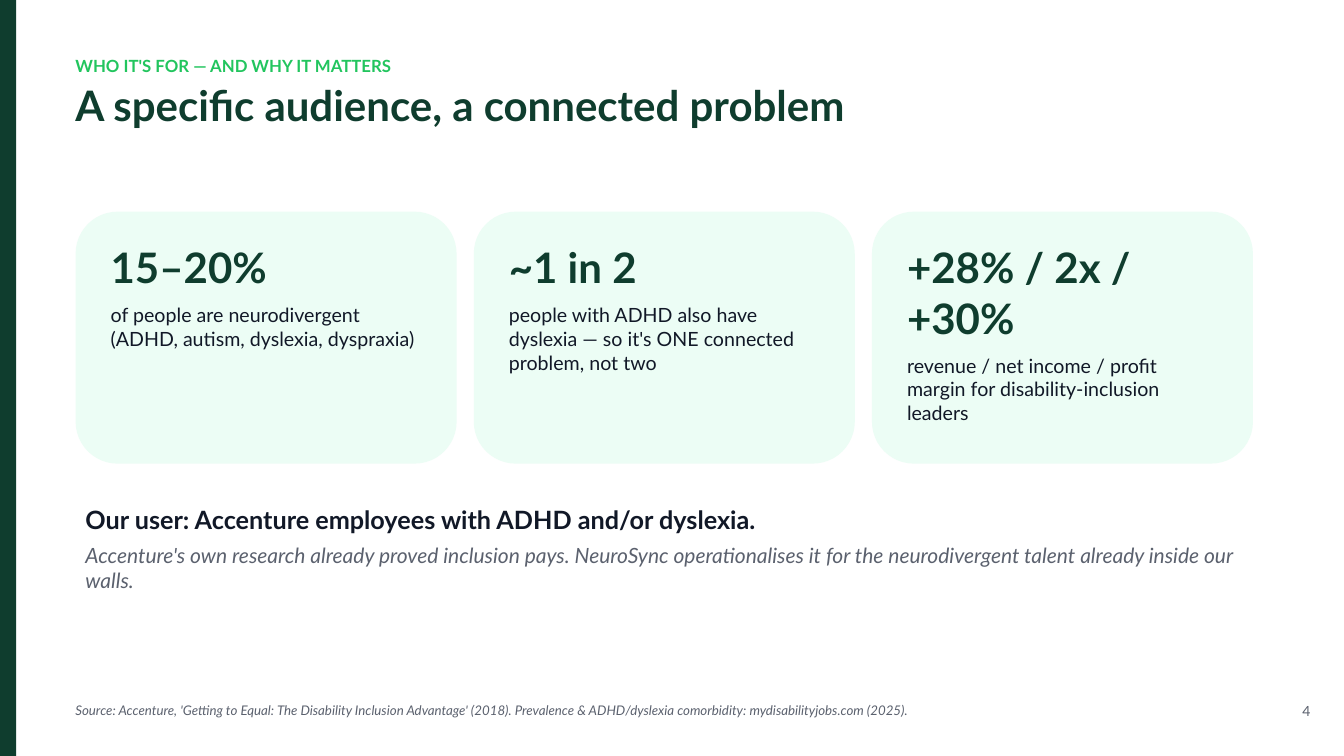
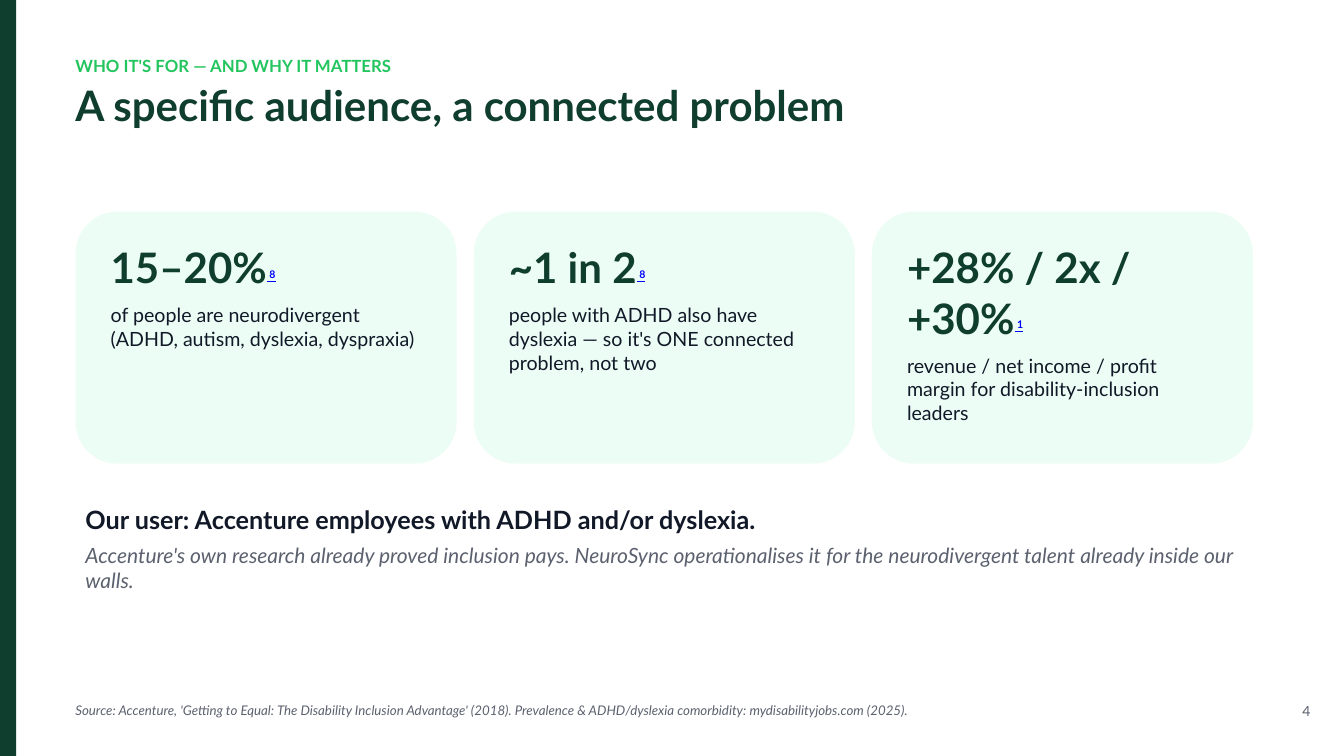
Before and after one commit to kumarsaransh55/NeuroSync, a slide deck: slide 4 of docs/NeuroSync-Jury-Pitch.pptx. Drawn at 1344x756 pixels with LibreOffice and Linux fonts; fonts in the diff are those of the drawing. Boxes give left, top, right and bottom in pixels: in the first picture for what was removed or moved away, otherwise in the second. Text is boxed around its words. In the diff, an @@ line names an element or a change of style, - is before the commit and + after.

```diff
--- a/docs/NeuroSync-Jury-Pitch.pptx
+++ b/docs/NeuroSync-Jury-Pitch.pptx
@@ text at (111, 252, 275, 284): text changed @@
-15–20%
+15–20% 8
@@ text at (509, 252, 645, 283): text changed @@
-~1 in 2
+~1 in 2 8
@@ text at (907, 252, 1100, 335): text changed @@
-+28% / 2x / +30%
++28% / 2x / +30% 1
```
Also in this commit, not shown: 1 other slide changed, 12 other files.
